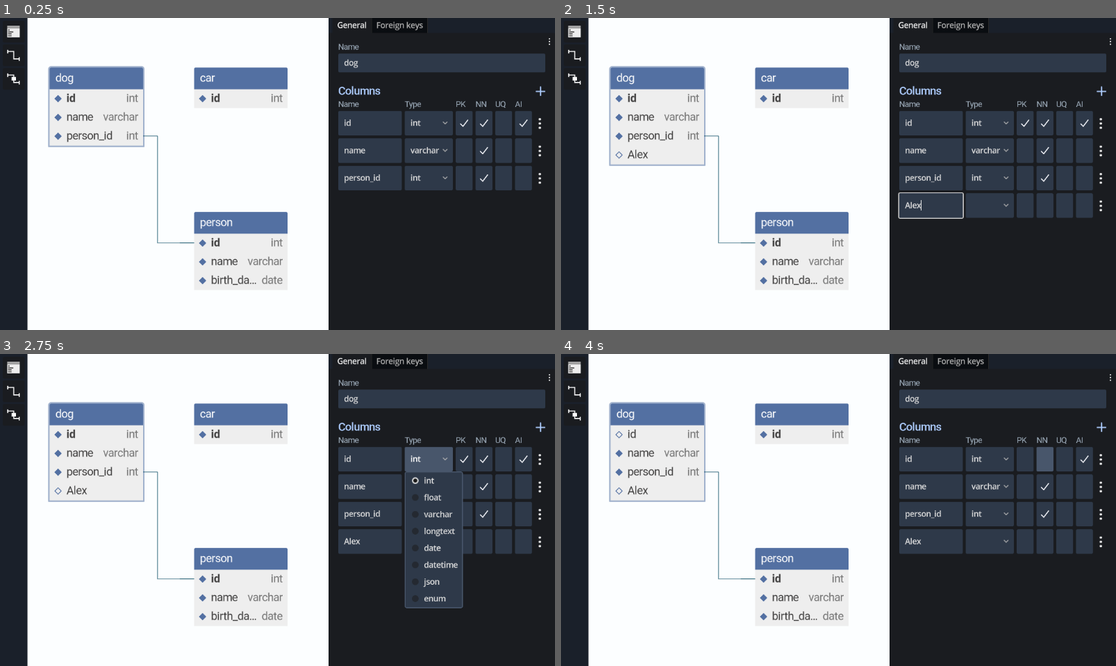
Above: before the commit, frames 1-4 (two rows, left to right).
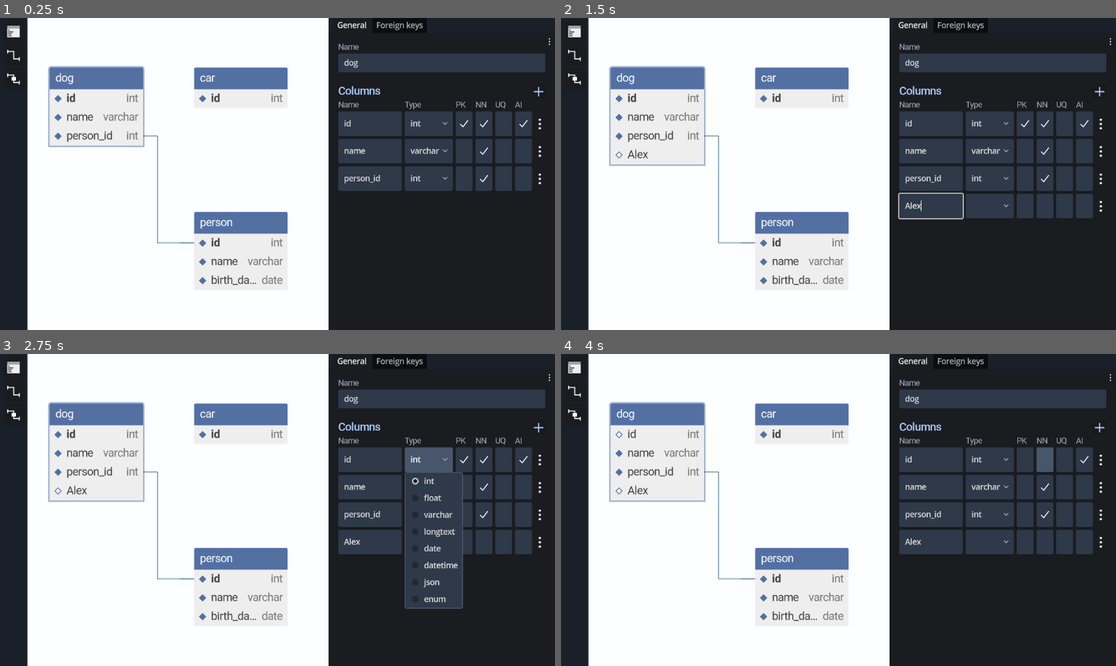
Above: after the commit, the same moments.

Repository: Eranot/schemer
Game: Godot game, scene res://scene/screen/main/main.tscn
The game is run twice, just before and just after one commit, with the same random seed, the same clock (stepped at 60 frames per second) and the same inputs.
Inputs (mouse positions are in pixels of both pictures, inside the frame that each line leads up to):
- Up to frame 1 (0.25 s): no input
- Up to frame 2 (1.5 s): click (1099, 92) at 0.5 s; click (932, 205) at 1.27 s; type "Alex" at 1.35 s
- Up to frame 3 (2.75 s): click "int" at 2 s
- Up to frame 4 (4 s): click (1027, 460) at 2.77 s; click (1043, 460) at 3.52 s

The runs differ from the first frame. In frame 1, 0.6% of the frame differs, in the area x 60-99%, y 21-56%; in frame 2, 0.8%; in frame 3, 0.9%, in the area x 60-99%, y 21-82%; in frame 4, 0.7%.

Commit message:
Better icon buttons, tooltips, shortcuts

Diff:
--- a/resource/table/table.gd
+++ b/resource/table/table.gd
@@ -24,6 +24,7 @@
 
 	var id_col = TableColumn.new()
 	id_col.name = "id"
+	id_col.type = "int"
 	id_col.is_primary_key = true
 	id_col.is_auto_increment = true
 
--- a/scene/gui/table_options_gui/foreign_key_gui.tscn
+++ b/scene/gui/table_options_gui/foreign_key_gui.tscn
@@ -1,9 +1,8 @@
-[gd_scene load_steps=6 format=3 uid="uid://dxm0iosc3iul8"]
+[gd_scene load_steps=5 format=3 uid="uid://dxm0iosc3iul8"]
 
 [ext_resource type="Script" path="res://scene/gui/table_options_gui/foreign_key_gui.gd" id="1_kys82"]
 [ext_resource type="Theme" uid="uid://gq4jrtos1c4q" path="res://resource/theme/default_options_theme.tres" id="1_pxwq8"]
 [ext_resource type="Texture2D" uid="uid://vc6m6cu2c7k1" path="res://asset/image/plus_normal.png" id="2_obi2s"]
-[ext_resource type="Texture2D" uid="uid://civbhj7ryxj7i" path="res://asset/image/plus_hover.png" id="3_7la5k"]
 [ext_resource type="Texture2D" uid="uid://c131n6ykqilil" path="res://asset/image/more_normal.png" id="3_uvkqr"]
 
 [node name="ForeignKeyGui" type="PanelContainer"]
@@ -71,13 +70,10 @@
 theme_type_variation = &"TitleLabel"
 text = "Relationships"
 
-[node name="AddRelationshipButton" type="TextureButton" parent="MarginContainer/VBoxContainer/RelationshipsVBox/HBoxTitleRelationships"]
+[node name="AddRelationshipButton" type="Button" parent="MarginContainer/VBoxContainer/RelationshipsVBox/HBoxTitleRelationships"]
 unique_name_in_owner = true
 layout_mode = 2
-texture_normal = ExtResource("2_obi2s")
-texture_pressed = ExtResource("3_7la5k")
-texture_hover = ExtResource("3_7la5k")
-stretch_mode = 3
+icon = ExtResource("2_obi2s")
 
 [node name="HBoxRelationshipsContainer" type="HBoxContainer" parent="MarginContainer/VBoxContainer/RelationshipsVBox"]
 layout_mode = 2
--- a/scene/gui/table_options_gui/table_options_gui.tscn
+++ b/scene/gui/table_options_gui/table_options_gui.tscn
@@ -1,11 +1,10 @@
-[gd_scene load_steps=8 format=3 uid="uid://bdibihsk5j85s"]
+[gd_scene load_steps=7 format=3 uid="uid://bdibihsk5j85s"]
 
 [ext_resource type="Script" path="res://scene/gui/table_options_gui/table_options_gui.gd" id="1_2wexh"]
 [ext_resource type="Script" path="res://addons/eranot.resizable/resizable.gd" id="1_4lnjg"]
 [ext_resource type="Theme" uid="uid://gq4jrtos1c4q" path="res://resource/theme/default_options_theme.tres" id="1_bu0u7"]
 [ext_resource type="Texture2D" uid="uid://vc6m6cu2c7k1" path="res://asset/image/plus_normal.png" id="3_cau2f"]
 [ext_resource type="Texture2D" uid="uid://c131n6ykqilil" path="res://asset/image/more_normal.png" id="3_sftt1"]
-[ext_resource type="Texture2D" uid="uid://civbhj7ryxj7i" path="res://asset/image/plus_hover.png" id="4_kglww"]
 
 [sub_resource type="StyleBoxEmpty" id="StyleBoxEmpty_4go7t"]
 
@@ -93,13 +92,10 @@
 theme_type_variation = &"TitleLabel"
 text = "Columns"
 
-[node name="AddColumnButton" type="TextureButton" parent="TabContainer/GeneralScrollContainer/PanelContainer/MarginContainer/VBoxContainer/HBoxTitleColumns"]
-unique_name_in_owner = true
-layout_mode = 2
-texture_normal = ExtResource("3_cau2f")
-texture_pressed = ExtResource("4_kglww")
-texture_hover = ExtResource("4_kglww")
-stretch_mode = 3
+[node name="AddColumnButton" type="Button" parent="TabContainer/GeneralScrollContainer/PanelContainer/MarginContainer/VBoxContainer/HBoxTitleColumns"]
+unique_name_in_owner = true
+layout_mode = 2
+icon = ExtResource("3_cau2f")
 
 [node name="HBoxColumnsLabel" type="HBoxContainer" parent="TabContainer/GeneralScrollContainer/PanelContainer/MarginContainer/VBoxContainer"]
 layout_mode = 2
@@ -197,13 +193,10 @@
 theme_type_variation = &"TitleLabel"
 text = "Foreign keys"
 
-[node name="AddForeignKeyButton" type="TextureButton" parent="TabContainer/ForeignKeysScrollContainer/MarginContainer/VBoxContainer/HBoxTitleForeignKeys"]
-unique_name_in_owner = true
-layout_mode = 2
-texture_normal = ExtResource("3_cau2f")
-texture_pressed = ExtResource("4_kglww")
-texture_hover = ExtResource("4_kglww")
-stretch_mode = 3
+[node name="AddForeignKeyButton" type="Button" parent="TabContainer/ForeignKeysScrollContainer/MarginContainer/VBoxContainer/HBoxTitleForeignKeys"]
+unique_name_in_owner = true
+layout_mode = 2
+icon = ExtResource("3_cau2f")
 
 [node name="ForeignKeysList" type="VBoxContainer" parent="TabContainer/ForeignKeysScrollContainer/MarginContainer/VBoxContainer"]
 unique_name_in_owner = true
--- a/scene/gui/tool_bar_gui/tool_bar_gui.tscn
+++ b/scene/gui/tool_bar_gui/tool_bar_gui.tscn
@@ -1,10 +1,34 @@
-[gd_scene load_steps=6 format=3 uid="uid://c2f0huknfnwya"]
+[gd_scene load_steps=12 format=3 uid="uid://c2f0huknfnwya"]
 
 [ext_resource type="Theme" uid="uid://ch5x8e1e6ymrd" path="res://resource/theme/default_tool_bar_theme.tres" id="1_i7yos"]
 [ext_resource type="Script" path="res://scene/gui/tool_bar_gui/tool_bar_gui.gd" id="1_qiabk"]
 [ext_resource type="Texture2D" uid="uid://4lkryychtap8" path="res://asset/image/create_table_icon_normal.png" id="3_inj7i"]
 [ext_resource type="Texture2D" uid="uid://rm00ny8tvrge" path="res://asset/image/one_to_many_icon_normal.png" id="4_s16df"]
 [ext_resource type="Texture2D" uid="uid://b133vyxx8763v" path="res://asset/image/many_to_many_icon_normal.png" id="5_q3lwe"]
+
+[sub_resource type="InputEventKey" id="InputEventKey_q3omn"]
+device = -1
+keycode = 84
+unicode = 116
+
+[sub_resource type="Shortcut" id="Shortcut_jtcyf"]
+events = [SubResource("InputEventKey_q3omn")]
+
+[sub_resource type="InputEventKey" id="InputEventKey_3kk75"]
+device = -1
+keycode = 79
+unicode = 111
+
+[sub_resource type="Shortcut" id="Shortcut_5inoc"]
+events = [SubResource("InputEventKey_3kk75")]
+
+[sub_resource type="InputEventKey" id="InputEventKey_vkubb"]
+device = -1
+keycode = 78
+unicode = 110
+
+[sub_resource type="Shortcut" id="Shortcut_bcovx"]
+events = [SubResource("InputEventKey_vkubb")]
 
 [node name="ToolBarGui" type="PanelContainer"]
 anchors_preset = 9
@@ -28,9 +52,11 @@
 unique_name_in_owner = true
 custom_minimum_size = Vector2(45, 45)
 layout_mode = 2
+tooltip_text = "New table"
 focus_mode = 0
 theme_type_variation = &"ToolButton"
 toggle_mode = true
+shortcut = SubResource("Shortcut_jtcyf")
 icon = ExtResource("3_inj7i")
 icon_alignment = 1
 
@@ -38,9 +64,11 @@
 unique_name_in_owner = true
 custom_minimum_size = Vector2(45, 45)
 layout_mode = 2
+tooltip_text = "1:N relationship"
 focus_mode = 0
 theme_type_variation = &"ToolButton"
 toggle_mode = true
+shortcut = SubResource("Shortcut_5inoc")
 icon = ExtResource("4_s16df")
 icon_alignment = 1
 
@@ -48,8 +76,10 @@
 unique_name_in_owner = true
 custom_minimum_size = Vector2(45, 45)
 layout_mode = 2
+tooltip_text = "N:M relationship"
 focus_mode = 0
 theme_type_variation = &"ToolButton"
 toggle_mode = true
+shortcut = SubResource("Shortcut_bcovx")
 icon = ExtResource("5_q3lwe")
 icon_alignment = 1
Binary file removed: asset/image/plus_hover.png
Not shown, removed: asset/image/plus_hover.png.import
